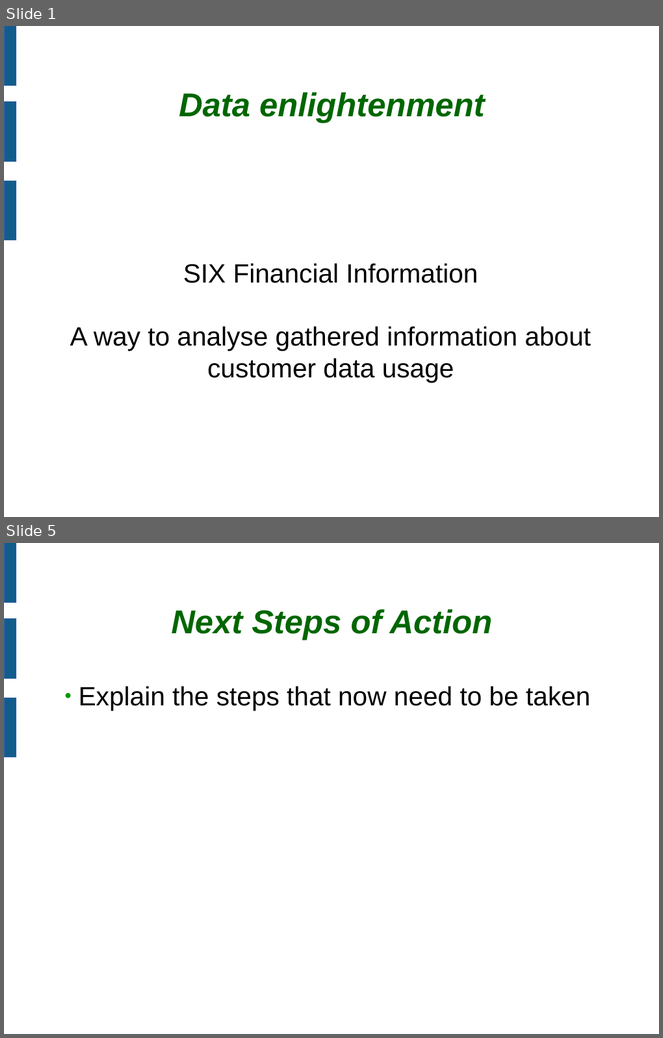
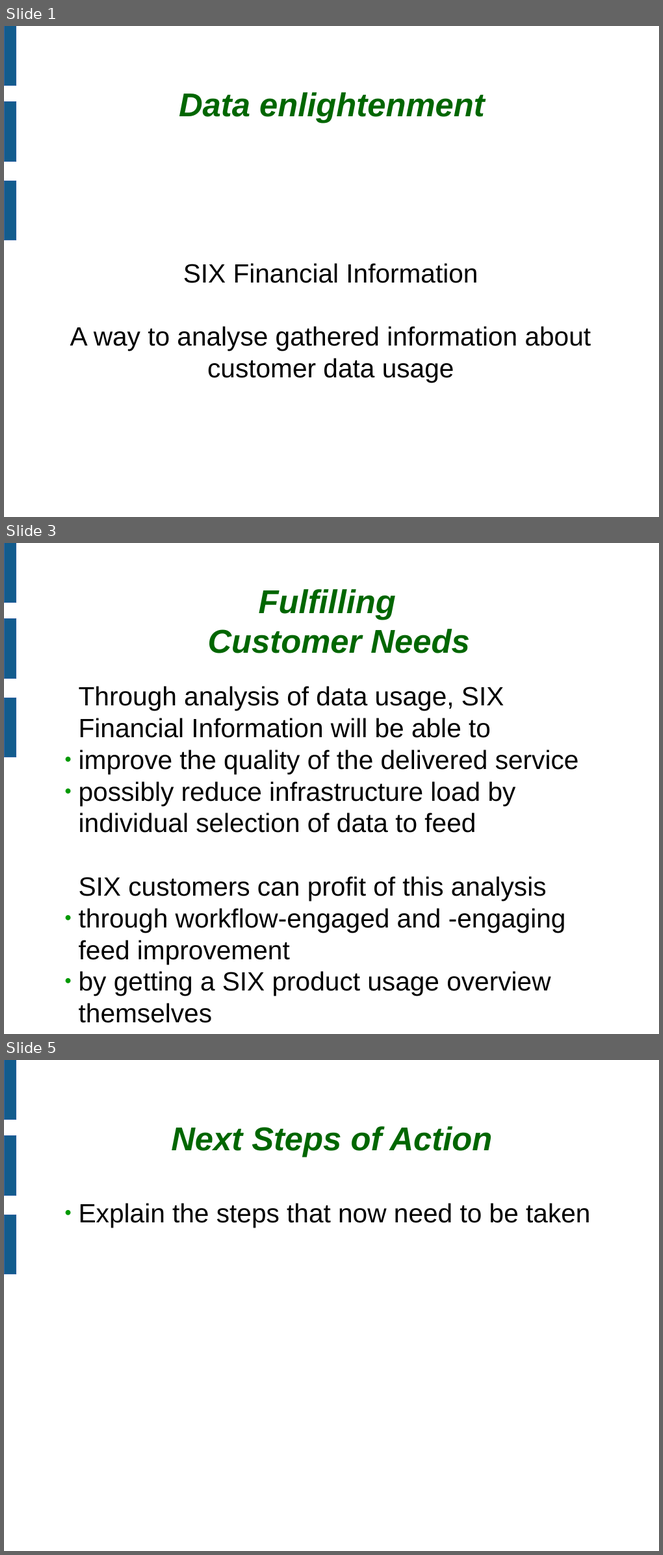
Before and after one commit to flosama/dataenlightenment, a slide deck: doc/presi.odp. Shown one above the other, each under a label of ours: slides 1 and 5 before the commit, slides 1, 3 and 5 after it; the slides between them are not shown. The pictures are 663x1038 and 663x1555 pixels, drawn with LibreOffice and Linux fonts; fonts in the diff are those of the drawing; background and template pictures are left out. Boxes give left, top, right and bottom in pixels: in the first picture for what was removed or moved away, otherwise in the second. Text is boxed around its words. In the diff, an @@ line names an element or a change of style, - is before the commit and + after.

```diff
--- a/doc/presi.odp
+++ b/doc/presi.odp
@@ slide 3 added at bbox=[4, 543, 659, 1034], background #FFFFFF; not listed: 3 template elements that a slide beside it also shows @@
@@ title added at bbox=[208, 589, 469, 653], 40 pt, text #006600, bold, italic @@
+Fulfilling
+Customer Needs
@@ text added at bbox=[79, 686, 579, 996], 32 pt, text #000000 @@
+Through analysis of data usage, SIX
+Financial Information will be able to
+● improve the quality of the delivered service
+● possibly reduce infrastructure load by
+  individual selection of data to feed
+SIX customers can profit of this analysis
+● through workflow-engaged and -engaging feed improvement
+● by getting a SIX product usage overview themselves
```
Also in this commit, not shown: 2 slides changed, 1 slide removed.
